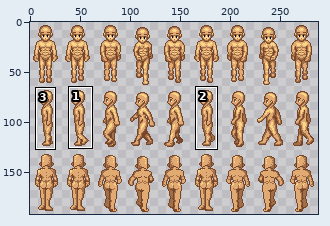
Edited in one commit: sprite sheet (graphics/sprites/male.png). Above, an overview of the earlier version with the close-up marked.
Close-up. First the earlier version:
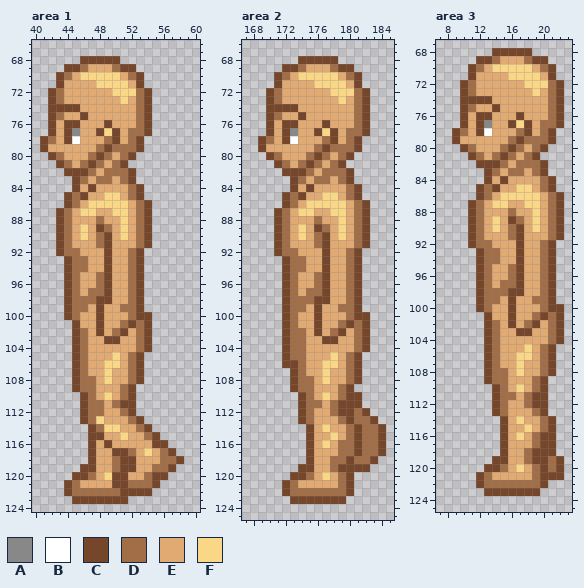
The file is 288x192 pixels. Colours within 5 levels of each other are drawn and written as one. Shown: area 1: x 40..60, y 66..124; area 2: x 167..185, y 66..125; area 3: x 7..23, y 67..125. The commit also changed other parts of the picture, which this record leaves out.
Palette (. is transparent): A #888888  B #ffffff  C #76462b  D #a16e48  E #e1aa73  F #f9d787
Pixels before, area 1, first column x 41:
 68 .....CCCCC........
 69 ...CCDEEEDCC......
 70 ..CDEFFFFFEDC.....
 71 ..CEEEEFFFFEC.....
 72 .CDEEEEEEFFFDC....
 73 .CDEEEEEEEFEDC....
 74 .CCCCEEEEEEEDC....
 75 .CDEECEEEEEEDC....
 76 .CECCEEECEEEDC....
 77 .CECAEECFCEDDC....
 78 CDECBEEEDCEDC.....
 79 CEEEEEEDCDDDC.....
 80 .CDEEEDCDEDC......
 81 ..CDEDCDEDC.......
 82 ...CCCDEDDDC......
 83 ....CDEDDEDC......
 84 ....CECEEEEDC.....
 85 ...CDCEEFFEDC.....
 86 ...CDEFFFFFEDC....
 87 ..CDEFFEEFFEDC....
 88 ..CDEEEDEEFEDC....
 89 ..CDEFECDEFEDC....
 90 ..CDEFEDCEFEDC....
 91 ..CDEEEDCEEEDC....
 92 ..CDDEEECEEDC.....
 93 ...CDDEECEEDC.....
 94 ...CDDEECEEDC.....
 95 ...CDEEDCEEDC.....
 96 ...CDEEDCEEDC.....
 97 ...CDEDDCEEDC.....
 98 ...CDDDCCEEDC.....
 99 ...CDDECEEDDC.....
100 ...CDEECEEEDCC....
101 ....CEECEEDCDC....
102 ....CDECEDCEDC....
103 ....CDEECCEEDC....
104 ....CDEEEEEEDC....
105 ....CDEEEFEDC.....
106 ....CDEEFFEDC.....
107 ....CDEEFEEDC.....
108 ....CDDEFEEDC.....
109 ....CDDEEEDC......
110 .....CDEFEDC......
111 .....CDDEDCC......
112 .....CDDEEDC......
113 .....CDFEEEDC.....
114 ......CDFFEEDC....
115 ......CCEEFEEDC...
116 ......CECEEEEECC..
117 ......CEECCDEFEDC.
118 ......CEEDCCEEEDDC
119 .....CCEEDCCEEDDC.
120 ....CCDEFCCEEDCC..
121 ...CDEEEECCDDDC...
122 ...CDDDDDDCCCC....
123 ....CCCCCCC.......
Pixels before, area 2, first column x 169:
 68 .....CCCCC......
 69 ...CCDEEEDCC....
 70 ..CDEFFFFFEDC...
 71 ..CEEEEFFFFEC...
 72 .CDEEEEEEFFFDC..
 73 .CDEEEEEEEFEDC..
 74 .CCCCEEEEEEEDC..
 75 .CDEECEEEEEEDC..
 76 .CECCEEECEEEDC..
 77 .CECAEECFCEDDC..
 78 CDECBEEEDCEDC...
 79 CEEEEEEDCDDDC...
 80 .CDEEEDCDEDC....
 81 ..CDEDCDEDC.....
 82 ...CCCDEDDDC....
 83 ....CDEDDEDC....
 84 ....CECEEEEDC...
 85 ...CDCEEFFEDC...
 86 ...CDEFFFFFEDC..
 87 ..CDEFFEEFFEDC..
 88 ..CDEEEDEEFEDC..
 89 ..CDEFECDEFEDC..
 90 ..CDEFEDCEFEDC..
 91 ..CDEEEDCEEEDC..
 92 ..CDDEEECEEDC...
 93 ...CDDEECEEDC...
 94 ...CDDEECEEDC...
 95 ...CDEEDCEEDC...
 96 ...CDEEDCEEDC...
 97 ...CDEDDCEEDC...
 98 ...CDDDCCEEDC...
 99 ...CDDECEEDDC...
100 ...CDEECEEEDCC..
101 ...CDEECEEDCDC..
102 ...CDDECEDCEDC..
103 ...CDDEECCEEDC..
104 ...CDDEEEEEEDC..
105 ...CDDEEEFEDC...
106 ...CCDEEFFEDC...
107 ....CDEEFEEDC...
108 ....CDDEFEEDC...
109 ....CDDEEEDC....
110 .....CDEFEDCC...
111 .....CDDEDCCC...
112 .....CDEEDCCDC..
113 .....CDEEEDCDDC.
114 ......CEFEEDCDDC
115 ......CEEFEDCDDC
116 ......CEFEDDCDDC
117 ......CEEEDDCDDC
118 ......CEEDDCDDC.
119 .....CCEEDCCCC..
120 ....CCDEFEDC....
121 ...CDEEEEEDC....
122 ...CDDDDDDDC....
123 ....CCCCCCC.....
Pixels before, area 3, first column x 9:
 68 .....CCCCC....
 69 ...CCDEEEDCC..
 70 ..CDEFFFFFEDC.
 71 ..CEEEEFFFFEC.
 72 .CDEEEEEEFFFDC
 73 .CDEEEEEEEFEDC
 74 .CCCCEEEEEEEDC
 75 .CDEECEEEEEEDC
 76 .CECCEEECEEEDC
 77 .CECAEECFCEDDC
 78 CDECBEEEDCEDC.
 79 CEEEEEEDCDDDC.
 80 .CDEEEDCDEDC..
 81 ..CDEDCDEDC...
 82 ...CCCDEDDDC..
 83 ....CDEDDEDC..
 84 ....CECEEEEDC.
 85 ...CDCEEFFEDC.
 86 ...CDEFFFFFEDC
 87 ..CDEFFEEFFEDC
 88 ..CDEEEDEEFEDC
 89 ..CDEFECDEFEDC
 90 ..CDEFEDCEFEDC
 91 ..CDEEEDCEEEDC
 92 ..CDDEEECEEDC.
 93 ...CDDEECEEDC.
 94 ...CDDEECEEDC.
 95 ...CDEEDCEEDC.
 96 ...CDEEDCEEDC.
 97 ...CDEDDCEEDC.
 98 ...CDDDCCEEDC.
 99 ...CDDECEEDDC.
100 ...CDEECEEEDCC
101 ....CEECEEDCDC
102 ....CDECEDCEDC
103 ....CDEECCEEDC
104 ....CDEEEEEEDC
105 ....CDEEEFEDC.
106 ....CDEEFFEDC.
107 ....CDEEFEEDC.
108 ....CDDEFEEDC.
109 ....CDDEEEDC..
110 .....CDEFEDC..
111 .....CDDEDCC..
112 .....CDEEDCC..
113 .....CDEEEDC..
114 ......CEFEEDC.
115 ......CEEFEDC.
116 ......CEFEDCC.
117 ......CEEEDCC.
118 ......CEEDCCC.
119 .....CCEEDCCDC
120 ....CCDEFEDCDC
121 ...CDEEEEEDCCC
122 ...CDDDDDDDC..
123 ....CCCCCCC...
After the commit:
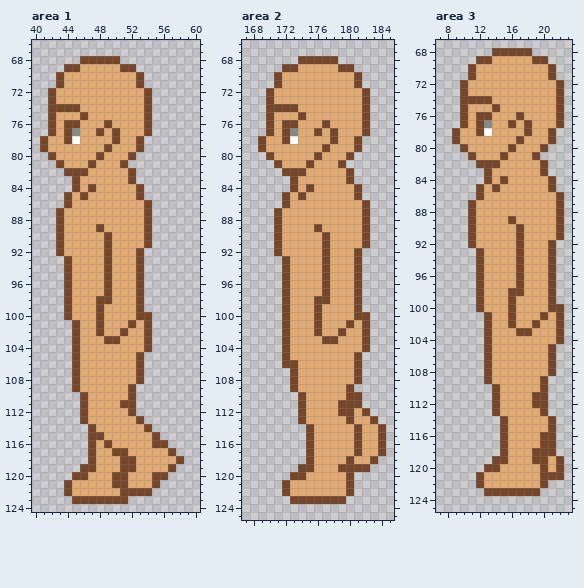
Diff:
Changed rows in their new state; - is an unchanged pixel.
Area 1:
first column x 42:
 69 ----E---E-------
 70 --E-EEEEE-E-----
 71 ------EEEE------
 72 -E------EEEE----
 73 -E-------E-E----
 74 -----------E----
 75 -E---------E----
 76 -----------E----
 77 -------E--EE----
 78 E------E--E-----
 79 ------E-EEE-----
 80 -E---E-E-E------
 81 --E-E-E-E-------
 82 -----E-EEE------
 83 ----E-EE-E------
 84 ----------E-----
 85 ---E---EE-E-----
 86 ---E-EEEEE-E----
 87 --E-EE--EE-E----
 88 --E---E--E-E----
 89 --E-E--E-E-E----
 90 --E-E-E--E-E----
 91 --E---E----E----
 92 --EE------E-----
 93 ---EE-----E-----
 94 ---EE-----E-----
 95 ---E--E---E-----
 96 ---E--E---E-----
 97 ---E-EE---E-----
 98 ---EEE----E-----
 99 ---EE----EE-----
100 ---E------E-----
101 ---------E-E----
102 ----E---E--E----
103 ----E------E----
104 ----E------E----
105 ----E---E-E-----
106 ----E--EE-E-----
107 ----E--E--E-----
108 ----EE-E--E-----
109 ----EE---E------
110 -----E-E-E------
111 -----EE-E-------
112 -----EE--E------
113 -----EE---E-----
114 ------EEE--E----
115 ---------E--E---
117 ----------E-E-E-
118 --------E-----EE
119 --------E----EE-
120 -----E-E----E---
121 ---E------EEE---
122 ---EEEEEE-------
Area 2:
first column x 170:
 69 ----E---E-----
 70 --E-EEEEE-E---
 71 ------EEEE----
 72 -E------EEEE--
 73 -E-------E-E--
 74 -----------E--
 75 -E---------E--
 76 -----------E--
 77 -------E--EE--
 78 E------E--E---
 79 ------E-EEE---
 80 -E---E-E-E----
 81 --E-E-E-E-----
 82 -----E-EEE----
 83 ----E-EE-E----
 84 ----------E---
 85 ---E---EE-E---
 86 ---E-EEEEE-E--
 87 --E-EE--EE-E--
 88 --E---E--E-E--
 89 --E-E--E-E-E--
 90 --E-E-E--E-E--
 91 --E---E----E--
 92 --EE------E---
 93 ---EE-----E---
 94 ---EE-----E---
 95 ---E--E---E---
 96 ---E--E---E---
 97 ---E-EE---E---
 98 ---EEE----E---
 99 ---EE----EE---
100 ---E------E---
101 ---E-----E-E--
102 ---EE---E--E--
103 ---EE------E--
104 ---EE------E--
105 ---EE---E-E---
106 ----E--EE-E---
107 ----E--E--E---
108 ----EE-E--E---
109 ----EE---E----
110 -----E-E-E----
111 -----EE-E-----
112 -----E--E--E--
113 -----E---E-EE-
114 -------E--E-EE
115 --------E-E-EE
116 -------E-EE-EE
117 ---------EE-EE
118 --------EE-EE-
119 --------E-----
120 -----E-E-E----
121 ---E-----E----
122 ---EEEEEEE----
Area 3:
first column x 10:
 69 ----E---E---
 70 --E-EEEEE-E-
 71 ------EEEE--
 72 -E------EEEE
 73 -E-------E-E
 74 -----------E
 75 -E---------E
 76 -----------E
 77 -------E--EE
 78 E------E--E-
 79 ------E-EEE-
 80 -E---E-E-E--
 81 --E-E-E-E---
 82 -----E-EEE--
 83 ----E-EE-E--
 84 ----------E-
 85 ---E---EE-E-
 86 ---E-EEEEE-E
 87 --E-EE--EE-E
 88 --E---E--E-E
 89 --E-E--E-E-E
 90 --E-E-E--E-E
 91 --E---E----E
 92 --EE------E-
 93 ---EE-----E-
 94 ---EE-----E-
 95 ---E--E---E-
 96 ---E--E---E-
 97 ---E-EE---E-
 98 ---EEE----E-
 99 ---EE----EE-
100 ---E------E-
101 ---------E-E
102 ----E---E--E
103 ----E------E
104 ----E------E
105 ----E---E-E-
106 ----E--EE-E-
107 ----E--E--E-
108 ----EE-E--E-
109 ----EE---E--
110 -----E-E-E--
111 -----EE-E---
112 -----E--E---
113 -----E---E--
114 -------E--E-
115 --------E-E-
116 -------E-E--
117 ---------E--
118 --------E---
119 --------E--E
120 -----E-E-E-E
121 ---E-----E--
122 ---EEEEEEE--
Changed places in both close-ups, as pixel boxes (x1, y1, x2, y2):
changed: (48, 64, 176, 496)
changed: (266, 64, 378, 496)
changed: (460, 56, 556, 488)
